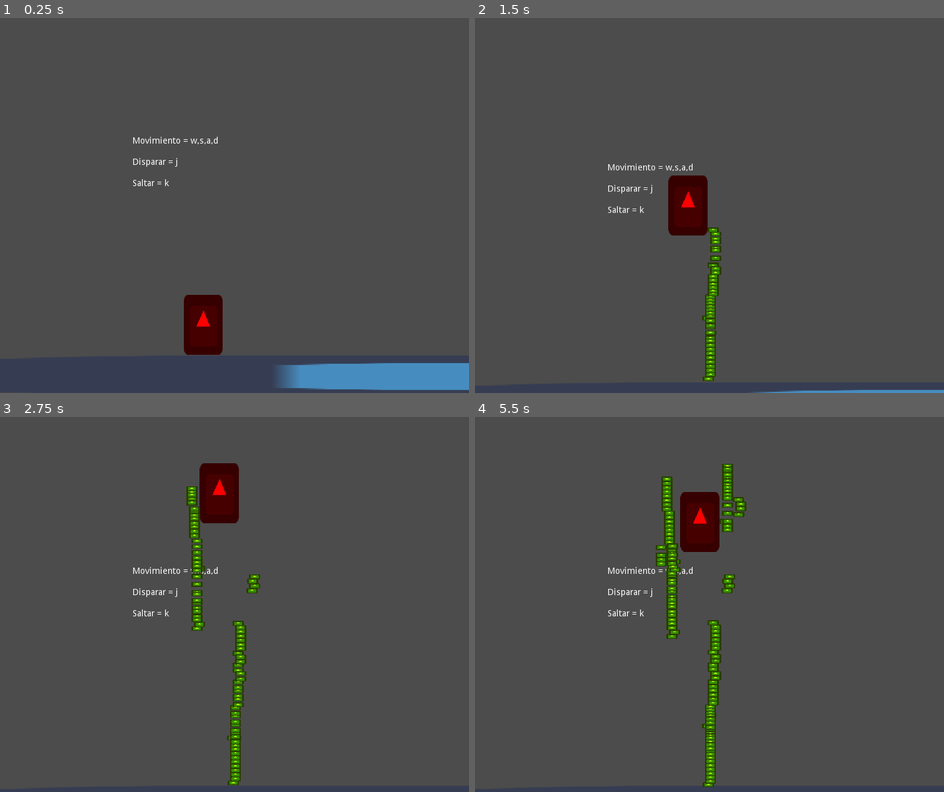
Above: before the commit, frames 1-4 (two rows, left to right).
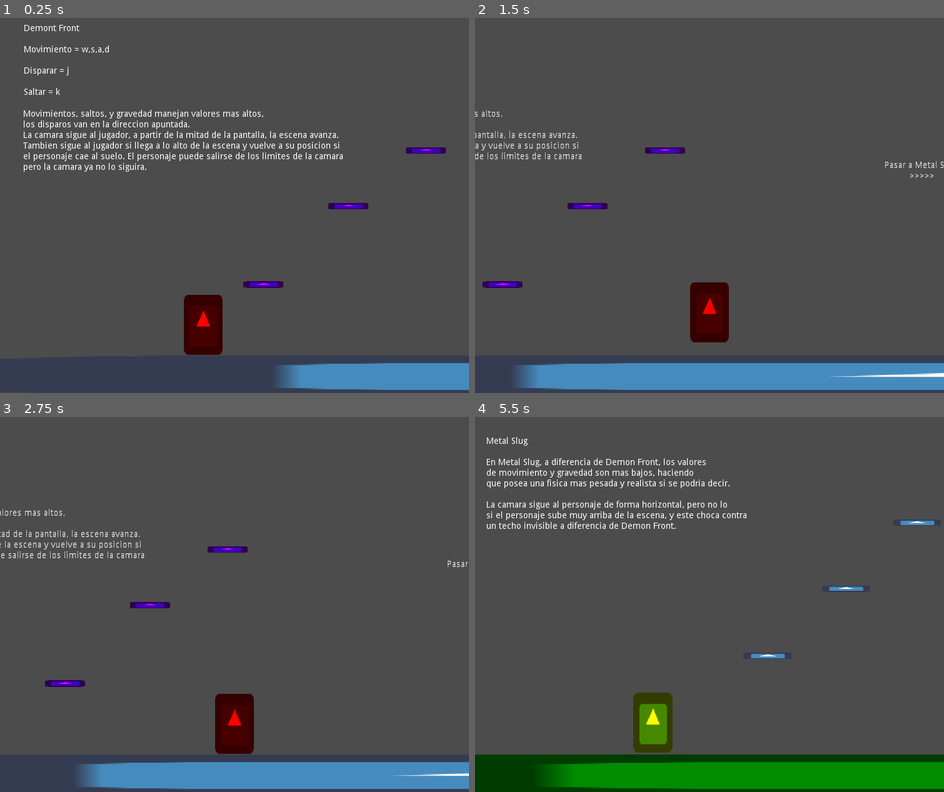
Above: after the commit, the same moments.

Repository: lucianofanizza/Tp-Prototipado-Digital-2019
Game: Godot game, scene res://Escenas/Nivel Demont Front.tscn
The game is run twice, just before and just after one commit, with the same random seed, the same clock (stepped at 60 frames per second) and the same inputs. Before the commit the project has no main scene; this scene is started directly in both runs. The engine's default icon, where the game draws it, is replaced by a stand-in: a white triangle on a blue panel in a dark square.
Inputs:
- Up to frame 1 (0.25 s): no input
- Up to frame 2 (1.5 s): tap Enter at 0.5 s; hold J (ui_shoot) 0.53-1.28 s; hold D (ui_right) from 0.53 s (still down); tap K (ui_jump) at 0.77, 0.8, 1.07, 1.35 s
- Up to frame 3 (2.75 s): tap K (ui_jump) at 1.52, 1.82, 2.3 s; tap J (ui_shoot) at 1.55 s; release D (ui_right) at 2.03 s; hold A (ui_left) from 2.03 s (still down); hold J (ui_shoot) from 2.03 s (still down)
- Up to frame 4 (5.5 s): release A (ui_left) at 2.78 s; release J (ui_shoot) at 2.78 s; hold D (ui_right) 2.78-4.28 s; tap J (ui_shoot) at 2.85, 4.35 s; tap K (ui_jump) at 3.02, 3.32, 4.52, 4.82, 5.3 s; hold K (ui_jump) 3.53-4.28 s; hold A (ui_left) 4.28-5.03 s; hold D (ui_right) from 5.03 s (still down); hold J (ui_shoot) from 5.03 s (still down)

The runs differ from the first frame. In frame 1, 3.1% of the frame differs, in the area x 4-96%, y 1-72%; in frame 2, 11%; in frame 3, 11%; in frame 4, 18%, in the area x 0-100%, y 5-100%.

Commit message:
final

Diff:
--- a/TP/Escenas/Bala.tscn
+++ b/TP/Escenas/Bala.tscn
@@ -1,10 +1,7 @@
-[gd_scene load_steps=4 format=2]
+[gd_scene load_steps=3 format=2]
 
 [ext_resource path="res://Scripts/Bala.gd" type="Script" id=1]
 [ext_resource path="res://icon.png" type="Texture" id=2]
-
-[sub_resource type="RectangleShape2D" id=1]
-extents = Vector2( 30.6797, 28.1546 )
 
 [node name="Bala" type="KinematicBody2D" groups=[
 "Balas",
@@ -16,6 +13,3 @@
 modulate = Color( 0.803922, 1, 0, 1 )
 self_modulate = Color( 0.945098, 1, 0, 1 )
 texture = ExtResource( 2 )
-
-[node name="CollisionShape2D" type="CollisionShape2D" parent="."]
-shape = SubResource( 1 )
--- a/TP/Escenas/Demon Front.tscn
+++ b/TP/Escenas/Demon Front.tscn
@@ -19,4 +19,3 @@
 shape = SubResource( 1 )
 
 [node name="Position2D" type="Position2D" parent="."]
-position = Vector2( 45, 0 )
--- a/TP/Escenas/Nivel Demont Front.tscn
+++ b/TP/Escenas/Nivel Demont Front.tscn
@@ -1,10 +1,17 @@
-[gd_scene load_steps=4 format=2]
+[gd_scene load_steps=7 format=2]
 
 [ext_resource path="res://Escenas/Demon Front.tscn" type="PackedScene" id=1]
 [ext_resource path="res://icon.png" type="Texture" id=2]
+[ext_resource path="res://Escenas/pasar a Metal Slug.gd" type="Script" id=3]
 
 [sub_resource type="RectangleShape2D" id=1]
 extents = Vector2( 317.938, 33.33 )
+
+[sub_resource type="RectangleShape2D" id=2]
+extents = Vector2( 29.375, 30.9969 )
+
+[sub_resource type="RectangleShape2D" id=3]
+extents = Vector2( 30.5407, 31.1168 )
 
 [node name="Nivel Demon Front" type="Node"]
 
@@ -36,28 +43,87 @@
 scale = Vector2( 1.1, 1 )
 shape = SubResource( 1 )
 
-[node name="techo" type="StaticBody2D" parent="."]
-editor/display_folded = true
-visible = false
-position = Vector2( 1234.34, -86.2325 )
-scale = Vector2( 4.2, 1 )
+[node name="controles" type="Label" parent="."]
+margin_left = 37.532
+margin_top = 9.5186
+margin_right = 264.532
+margin_bottom = 216.519
+text = "Demont Front
 
-[node name="Sprite" type="Sprite" parent="techo"]
-position = Vector2( 2, 0 )
-scale = Vector2( 10.92, 1 )
-texture = ExtResource( 2 )
-
-[node name="CollisionShape2D" type="CollisionShape2D" parent="techo"]
-scale = Vector2( 1.1, 1 )
-shape = SubResource( 1 )
-
-[node name="Label" type="Label" parent="."]
-margin_left = 212.0
-margin_top = 190.0
-margin_right = 439.0
-margin_bottom = 397.0
-text = "Movimiento = w,s,a,d
+Movimiento = w,s,a,d
 
 Disparar = j
 
 Saltar = k"
+
+[node name="analisis" type="Label" parent="."]
+margin_left = 37.2924
+margin_top = 146.694
+margin_right = 548.292
+margin_bottom = 353.694
+text = "Movimientos, saltos, y gravedad manejan valores mas altos,
+los disparos van en la direccion apuntada.
+La camara sigue al jugador, a partir de la mitad de la pantalla, la escena avanza.
+Tambien sigue al jugador si llega a lo alto de la escena y vuelve a su posicion si
+el personaje cae al suelo. El personaje puede salirse de los limites de la camara
+pero la camara ya no lo siguira.
+"
+
+[node name="flecha" type="Label" parent="."]
+margin_left = 1032.0
+margin_top = 229.0
+margin_right = 1165.0
+margin_bottom = 269.0
+text = "Pasar a Metal Slug
+          >>>>>"
+
+[node name="plataforma 1" type="StaticBody2D" parent="."]
+editor/display_folded = true
+position = Vector2( 421.308, 426.477 )
+scale = Vector2( 1, 0.16 )
+
+[node name="CollisionShape2D" type="CollisionShape2D" parent="plataforma 1"]
+shape = SubResource( 2 )
+
+[node name="Sprite" type="Sprite" parent="plataforma 1"]
+modulate = Color( 0.87451, 0, 1, 1 )
+texture = ExtResource( 2 )
+
+[node name="plataforma 2" type="StaticBody2D" parent="."]
+editor/display_folded = true
+position = Vector2( 557.005, 301.119 )
+scale = Vector2( 1, 0.16 )
+
+[node name="CollisionShape2D" type="CollisionShape2D" parent="plataforma 2"]
+shape = SubResource( 2 )
+
+[node name="Sprite" type="Sprite" parent="plataforma 2"]
+modulate = Color( 0.87451, 0, 1, 1 )
+texture = ExtResource( 2 )
+
+[node name="plataforma 3" type="StaticBody2D" parent="."]
+editor/display_folded = true
+position = Vector2( 681.071, 211.946 )
+scale = Vector2( 1, 0.16 )
+
+[node name="CollisionShape2D" type="CollisionShape2D" parent="plataforma 3"]
+shape = SubResource( 2 )
+
+[node name="Sprite" type="Sprite" parent="plataforma 3"]
+modulate = Color( 0.87451, 0, 1, 1 )
+texture = ExtResource( 2 )
+
+[node name="pasar a Metal Slug" type="Area2D" parent="."]
+position = Vector2( 1287.19, 365.737 )
+scale = Vector2( 2.30113, 5.57391 )
+script = ExtResource( 3 )
+
+[node name="Sprite" type="Sprite" parent="pasar a Metal Slug"]
+self_modulate = Color( 1, 0.898039, 0.235294, 1 )
+texture = ExtResource( 2 )
+
+[node name="CollisionShape2D" type="CollisionShape2D" parent="pasar a Metal Slug"]
+scale = Vector2( 1, 1.04306 )
+shape = SubResource( 3 )
+
+[connection signal="body_entered" from="pasar a Metal Slug" to="Demon Front" method="_on_pasar_a_Metal_Slug_body_entered"]
--- a/TP/Escenas/Nivel Metal Slug.tscn
+++ b/TP/Escenas/Nivel Metal Slug.tscn
@@ -6,23 +6,50 @@
 [sub_resource type="RectangleShape2D" id=1]
 extents = Vector2( 511.519, 35.4483 )
 
+[sub_resource type="RectangleShape2D" id=2]
+extents = Vector2( 30.3425, 29.7045 )
+
+[sub_resource type="RectangleShape2D" id=3]
+extents = Vector2( 31.5197, 30.9969 )
+
 [node name="Nivel Metal Slug" type="Node"]
 
-[node name="StaticBody2D" type="StaticBody2D" parent="."]
+[node name="piso" type="StaticBody2D" parent="."]
+editor/display_folded = true
 position = Vector2( 1458.36, 572.197 )
 scale = Vector2( 4.2, 1 )
 __meta__ = {
 "_edit_group_": true
 }
 
-[node name="Sprite" type="Sprite" parent="StaticBody2D"]
+[node name="Sprite" type="Sprite" parent="piso"]
 modulate = Color( 0.054902, 1, 0, 1 )
 self_modulate = Color( 0, 1, 0.0627451, 1 )
 position = Vector2( 32.6489, 0 )
 scale = Vector2( 15.9216, 1 )
 texture = ExtResource( 1 )
 
-[node name="CollisionShape2D" type="CollisionShape2D" parent="StaticBody2D"]
+[node name="CollisionShape2D" type="CollisionShape2D" parent="piso"]
+position = Vector2( 32, 0 )
+shape = SubResource( 1 )
+
+[node name="techo" type="StaticBody2D" parent="."]
+editor/display_folded = true
+visible = false
+position = Vector2( 1672.89, -35.21 )
+scale = Vector2( 4.2, 1 )
+__meta__ = {
+"_edit_group_": true
+}
+
+[node name="Sprite" type="Sprite" parent="techo"]
+modulate = Color( 0.054902, 1, 0, 1 )
+self_modulate = Color( 0, 1, 0.0627451, 1 )
+position = Vector2( 32.6489, 0 )
+scale = Vector2( 15.9216, 1 )
+texture = ExtResource( 1 )
+
+[node name="CollisionShape2D" type="CollisionShape2D" parent="techo"]
 position = Vector2( 32, 0 )
 shape = SubResource( 1 )
 
@@ -39,3 +66,71 @@
 drag_margin_top = 0.9
 drag_margin_right = 0.01
 editor_draw_drag_margin = true
+
+[node name="plataforma 1" type="StaticBody2D" parent="."]
+position = Vector2( 467.833, 382.321 )
+scale = Vector2( 1.2, 0.16 )
+
+[node name="Sprite" type="Sprite" parent="plataforma 1"]
+texture = ExtResource( 1 )
+
+[node name="CollisionShape2D" type="CollisionShape2D" parent="plataforma 1"]
+shape = SubResource( 2 )
+
+[node name="plataforma 2" type="StaticBody2D" parent="."]
+editor/display_folded = true
+position = Vector2( 593.191, 274.717 )
+scale = Vector2( 1.2, 0.16 )
+
+[node name="Sprite" type="Sprite" parent="plataforma 2"]
+texture = ExtResource( 1 )
+
+[node name="CollisionShape2D" type="CollisionShape2D" parent="plataforma 2"]
+shape = SubResource( 2 )
+
+[node name="plataforma 3" type="StaticBody2D" parent="."]
+editor/display_folded = true
+position = Vector2( 706.918, 169.206 )
+scale = Vector2( 1.2, 0.16 )
+
+[node name="Sprite" type="Sprite" parent="plataforma 3"]
+texture = ExtResource( 1 )
+
+[node name="CollisionShape2D" type="CollisionShape2D" parent="plataforma 3"]
+shape = SubResource( 2 )
+
+[node name="analisis" type="Label" parent="."]
+margin_left = 18.0
+margin_top = 32.0
+margin_right = 435.0
+margin_bottom = 187.0
+text = "Metal Slug
+
+En Metal Slug, a diferencia de Demon Front, los valores
+de movimiento y gravedad son mas bajos, haciendo
+que posea una fisica mas pesada y realista si se podria decir.
+
+La camara sigue al personaje de forma horizontal, pero no lo
+si el personaje sube muy arriba de la escena, y este choca contra
+un techo invisible a diferencia de Demon Front."
+
+[node name="flecha" type="Label" parent="."]
+margin_left = 883.878
+margin_top = 137.973
+margin_right = 1300.88
+margin_bottom = 292.973
+text = "Volver a Demon Front
+       >>>>"
+
+[node name="pasar a Demon Front" type="Area2D" parent="."]
+position = Vector2( 1154.07, 357.982 )
+scale = Vector2( 2.4, 5.76 )
+
+[node name="Sprite" type="Sprite" parent="pasar a Demon Front"]
+modulate = Color( 1, 0.945098, 0.352941, 1 )
+texture = ExtResource( 1 )
+
+[node name="CollisionShape2D" type="CollisionShape2D" parent="pasar a Demon Front"]
+shape = SubResource( 3 )
+
+[connection signal="body_entered" from="pasar a Demon Front" to="Metal Slug" method="_on_pasar_a_Demon_Front_body_entered"]
--- /dev/null
+++ b/TP/Escenas/pasar a Metal Slug.gd
@@ -0,0 +1,13 @@
+extends Area2D
+
+# Declare member variables here. Examples:
+# var a = 2
+# var b = "text"
+
+# Called when the node enters the scene tree for the first time.
+func _ready():
+	pass # Replace with function body.
+
+# Called every frame. 'delta' is the elapsed time since the previous frame.
+#func _process(delta):
+#	pass
--- a/TP/Scripts/Bala.gd
+++ b/TP/Scripts/Bala.gd
@@ -1,8 +1,13 @@
 extends KinematicBody2D
 
-var dir = 0
-var speed = 500
+var horizontal = 0
+var vertical = 0
+var speed = 1500
 
-func _process(delta):
-	var move = move_and_collide(Vector2(0,dir*speed*delta))
+func iniciar(h, v):
+	horizontal = h
+	vertical = v
+
+func _physics_process(delta):
+	var move = move_and_slide(Vector2(horizontal * speed, vertical * speed))
 	pass
--- a/TP/Scripts/Demon Front.gd
+++ b/TP/Scripts/Demon Front.gd
@@ -3,22 +3,37 @@
 var vector_normal = Vector2(0,-1)
 var bala = preload("res://Escenas/Bala.tscn")
 
+var horizontal = 1
+var vertical = 0
+
+func _process(delta):
+	print(vertical, horizontal)
+
+
 func get_input():
 	if(Input.is_action_pressed("ui_right")):
 		velocity.x = 450
-		$Position2D.position.x = 45
+		horizontal = 1
 	if(Input.is_action_pressed("ui_left")):
 		velocity.x = -450
-		$Position2D.position.x = -45
+		horizontal = -1
+	if(Input.is_action_pressed("ui_up")):
+		vertical = -1
+		horizontal = 0
+	if(Input.is_action_just_released("ui_up")):
+		vertical = 0
+		horizontal = 1
 	if(Input.is_action_just_released("ui_right")):
 		velocity.x = 0
 	if(Input.is_action_just_released("ui_left")):
 		velocity.x = 0
-	if(Input.is_action_pressed("ui_shoot")):
+	if(Input.is_action_just_pressed("ui_shoot")):
 		disparar()
+
 
 func disparar():
 	var newbala = bala.instance()
+	newbala.iniciar(horizontal,vertical)
 	get_parent().add_child(newbala)
 	newbala.global_position = $Position2D.global_position
 
@@ -27,6 +42,15 @@
 	velocity.y += 30
 	if is_on_floor():
 		velocity.y = 1
+		vertical = 0
 	if(Input.is_action_just_pressed("ui_jump") and is_on_floor()):
 		velocity.y = -750
+
 	move_and_slide(velocity, vector_normal)
+
+
+
+func _on_pasar_a_Metal_Slug_body_entered(body):
+	if (body.name == "Demon Front"):
+		get_tree().change_scene("res://Escenas/Nivel Metal Slug.tscn")
+	pass # Replace with function body.
--- a/TP/Scripts/Metal Slug.gd
+++ b/TP/Scripts/Metal Slug.gd
@@ -1,6 +1,7 @@
 extends KinematicBody2D
 var velocity = Vector2()
 var vector_normal = Vector2(0,-1)
+
 
 func get_input():
     if Input.is_action_pressed("ui_right"):
@@ -20,6 +21,12 @@
 	velocity.y += 30
 	if is_on_floor():
 		velocity.y = 1
-	if Input.is_action_pressed("ui_jump") and is_on_floor():
+	if Input.is_action_just_pressed("ui_jump") and is_on_floor():
 		velocity.y = -750
 	move_and_slide(velocity, vector_normal)
+
+
+func _on_pasar_a_Demon_Front_body_entered(body):
+	if (body.name == "Metal Slug"):
+		get_tree().change_scene("res://Escenas/Nivel Demont Front.tscn")
+	pass # Replace with function body.
--- a/TP/project.godot
+++ b/TP/project.godot
@@ -16,6 +16,7 @@
 [application]
 
 config/name="Tp Prototipado Digital"
+run/main_scene="res://Escenas/Nivel Demont Front.tscn"
 config/icon="res://icon.png"
 
 [display]
@@ -61,5 +62,4 @@
 
 [rendering]
 
-quality/driver/driver_name="GLES2"
 environment/default_environment="res://default_env.tres"
Not shown: 1 places in TP/Escenas/Nivel Metal Slug.tscn that only renumber resources
Not shown, added: TP/export_presets.cfg
Not shown, changed: Tp Prototipado Digital.docx
